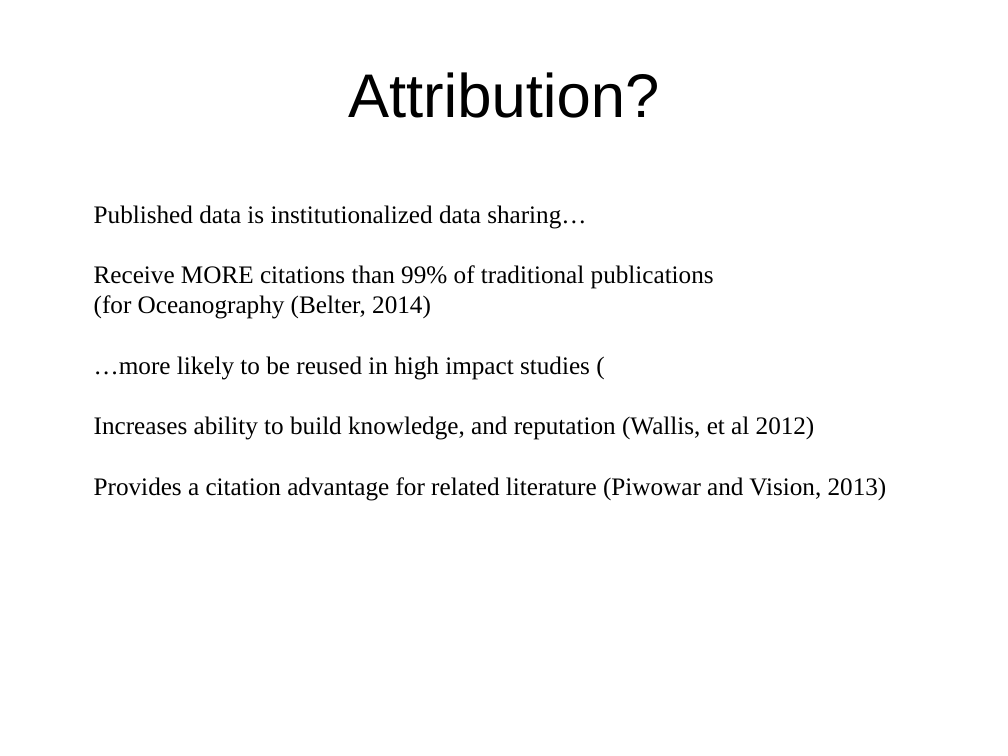
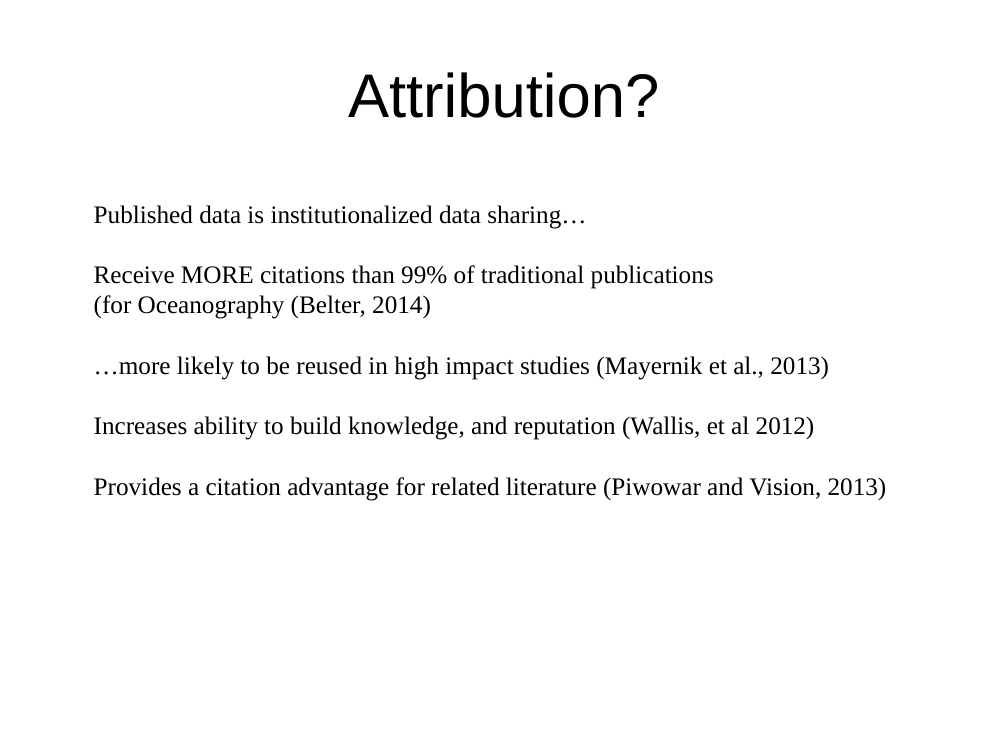
Before and after one commit to DataCurationWorkshop/HongKongCurationWorkshop, a slide deck: slide 8 of Day_1/Day_1_Lectures/Slides/Day_1_Pub+Link.pptx. Drawn at 1008x756 pixels with LibreOffice and Linux fonts; fonts in the diff are those of the drawing; background and template pictures are left out. Boxes give left, top, right and bottom in pixels: in the first picture for what was removed or moved away, otherwise in the second. Text is boxed around its words. In the diff, an @@ line names an element or a change of style, - is before the commit and + after.

```diff
--- a/Day_1/Day_1_Lectures/Slides/Day_1_Pub+Link.pptx
+++ b/Day_1/Day_1_Lectures/Slides/Day_1_Pub+Link.pptx
@@ text at (94, 356, 829, 380): text changed @@
-…more likely to be reused in high impact studies (
+…more likely to be reused in high impact studies (Mayernik et al., 2013)
```
Also in this commit, not shown: 1 other slide changed, 5 other files.
